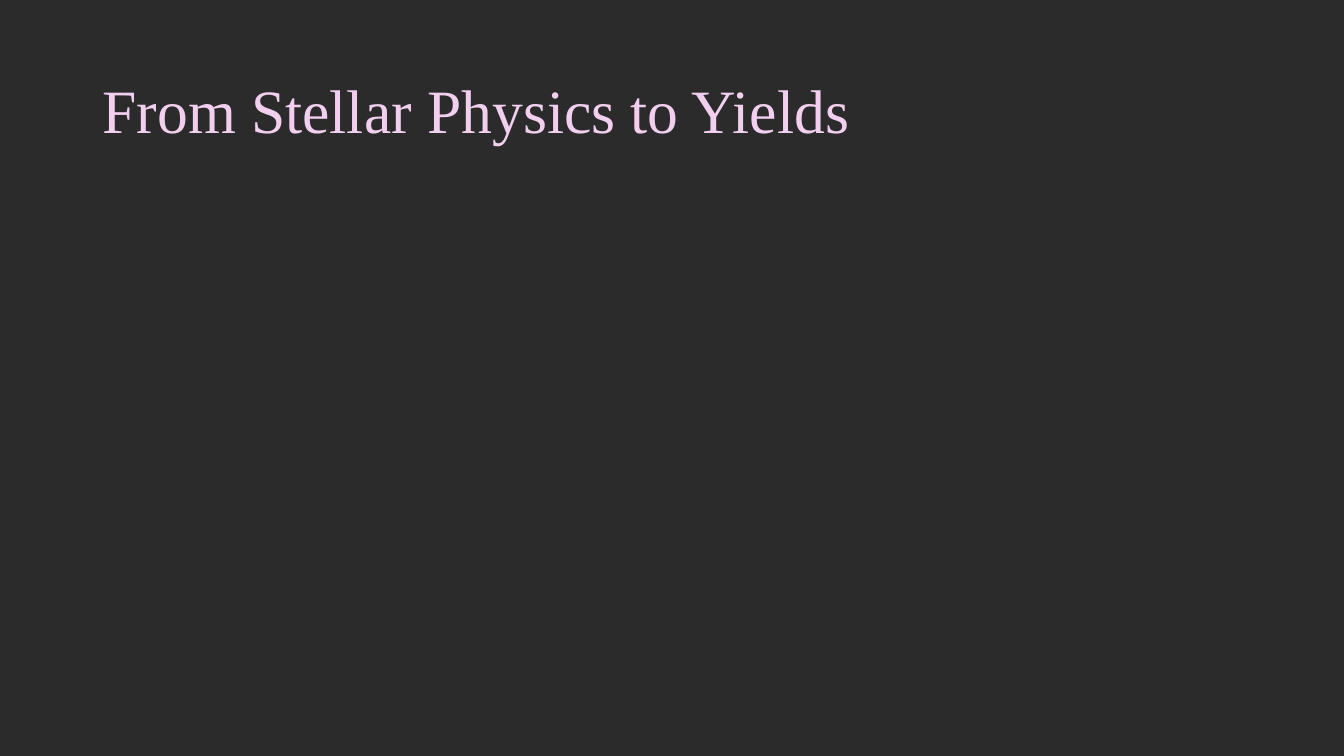
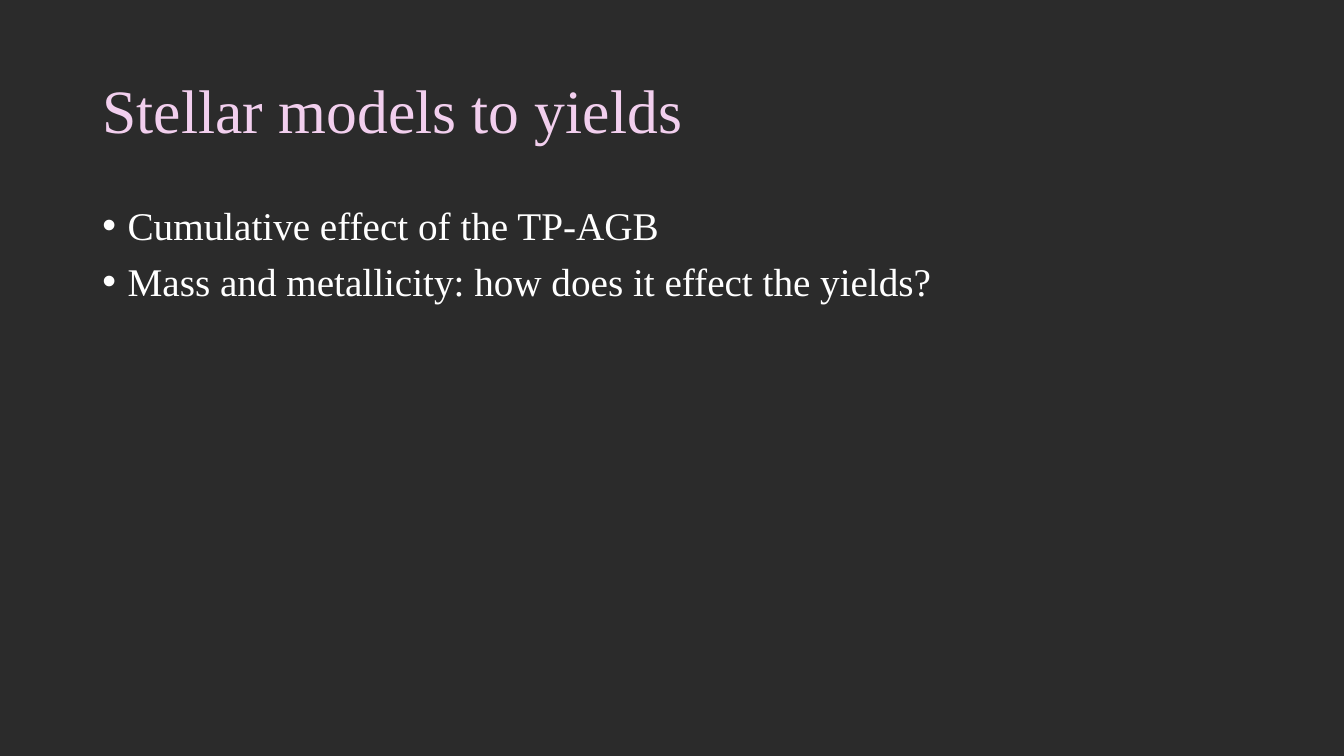
Before and after one commit to giulia-cinquegrana/bridgce2026-stellar-nucleosynthesis, a slide deck: slide 12 of Lectures/all_slides.pptx (slide 11 before the commit). Drawn at 1344x756 pixels with LibreOffice and Linux fonts; fonts in the diff are those of the drawing; background and template pictures are left out; a plain dark background stands for a picture behind light text. Boxes give left, top, right and bottom in pixels: in the first picture for what was removed or moved away, otherwise in the second. Text is boxed around its words. In the diff, an @@ line names an element or a change of style, - is before the commit and + after.

```diff
--- a/Lectures/all_slides.pptx
+++ b/Lectures/all_slides.pptx
@@ title at <box>102,90,682,144</box>: text changed @@
-From Stellar Physics to Yields
+Stellar models to yields
@@ text added at <box>128,212,931,304</box>, 28 pt, text #FFFFFF @@
+• Cumulative effect of the TP-AGB
+• Mass and metallicity: how does it effect the yields?
```
Also in this commit, not shown: 11 other slides changed, 1 slide added, 2 other files.
